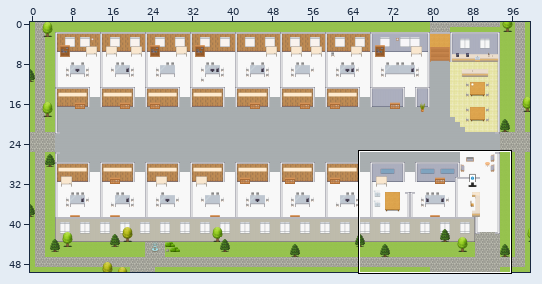
Level history. Tiled map (JSON): maps/Digital-Workplace-Platform.tmj. Above, an overview of the earlier version with the close-up marked.
Close-up. Old version:
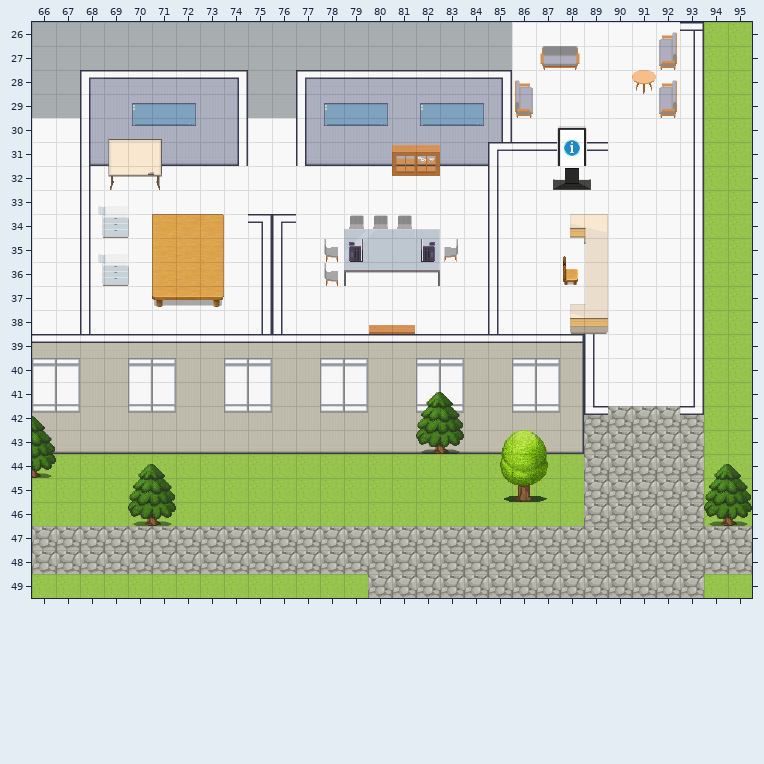
Cells are 32x32 px. Shown: x 66..95, y 26..49. The commit also changed other parts of the map, which this record leaves out.
The same view after the edit:
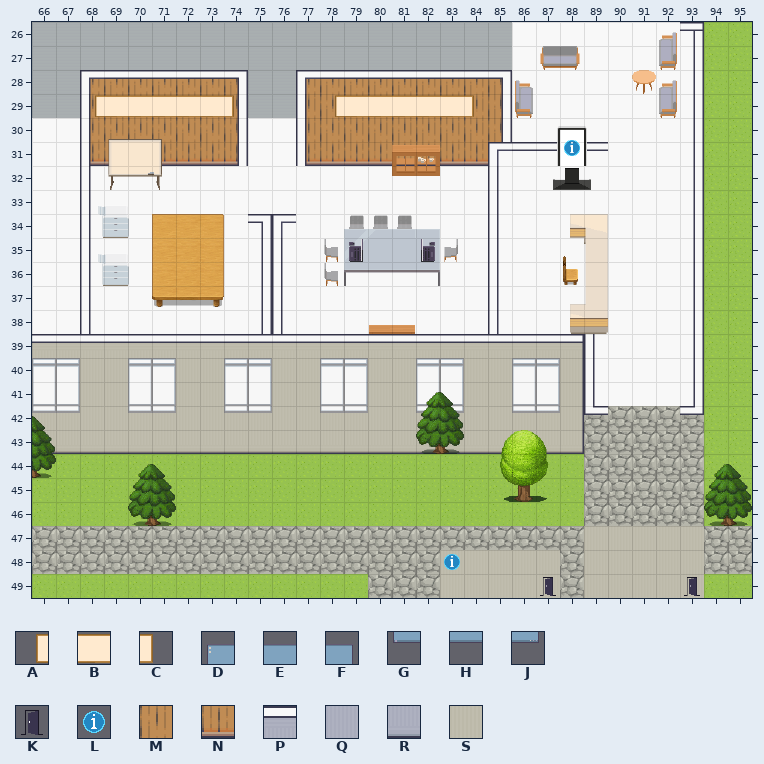
Key: from "Decoration": A 49, B 50, C 51; from "Misc": D 40, E 41, F 42, G 50, H 51, J 52; from "User_Zones": K 65, L 104; from "room2": M 192, N 205, P 290, Q 294, R 307, S 328.
_ is an empty cell.
Changes in this commit:
Layer "floors":
y 48..49: x 83..87 _____ -> SSSSS
Layer "back wall":
y 28: x 68..74 PPPPPPP -> MMMMMMM; x 77..85 PPPPPPPPP -> MMMMMMMMM
y 29..30: x 68..74 QQQQQQQ -> MMMMMMM; x 77..85 QQQQQQQQQ -> MMMMMMMMM
y 31: x 68..69 RR -> NN; x 71..74 RRRR -> NNNN; x 77..84 RRRRRRRR -> NNNNNNNN
Layer "trees":
y 47..49: x 89..93 _____ -> SSSSS
Layer "decor":
y 29: x 68..74 _______ -> ABBBBBC; x 78..84 _______ -> ABBBBBC
Layer "tech":
y 29: x 70..72 DEF -> ___; x 78..80 DEF -> ___; x 82..84 DEF -> ___
y 30: x 70..72 GHJ -> ___; x 78..80 GHJ -> ___; x 82..84 GHJ -> ___
Layer "zones":
y 48: x 83 _ -> L
y 49: x 87 _ -> K; x 93 _ -> K
